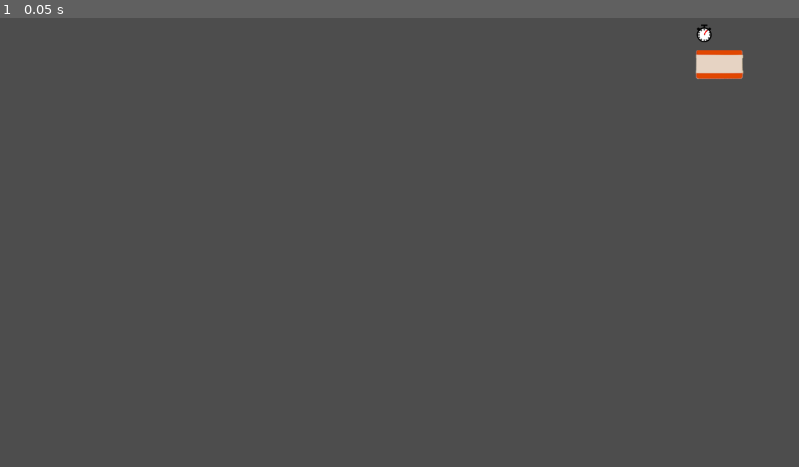
Above: before the commit, frame 1.
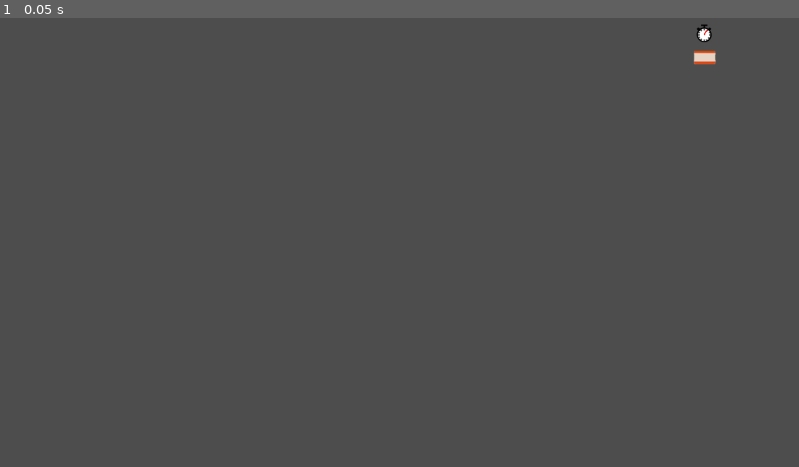
Above: after the commit, the same moment.

Repository: PiotrusWatson/TicketsPlease
Game: Godot game, scene res://interface.tscn
Same seed, same stepped clock (60 frames per second), same inputs: the game is played once before the commit and once after it.
Inputs:
- Up to frame 1 (0.05 s): no input

The runs differ from the first frame. In frame 1, 0.4% of the frame differs, in the area x 86-94%, y 7-14%.

Commit message:
Tweaked small ticket

Diff:
--- a/interface.tscn
+++ b/interface.tscn
@@ -20,7 +20,7 @@
 [node name="ScoreWrapper" type="Node2D" parent="."]
 
 [node name="TicketImage" type="Sprite2D" parent="ScoreWrapper"]
-position = Vector2(1037, 67)
+position = Vector2(1016, 57)
 texture = ExtResource("3_8f7o6")
 
 [node name="ScoreCounter" type="Label" parent="ScoreWrapper"]
Binary file changed: TicketSmall.png
